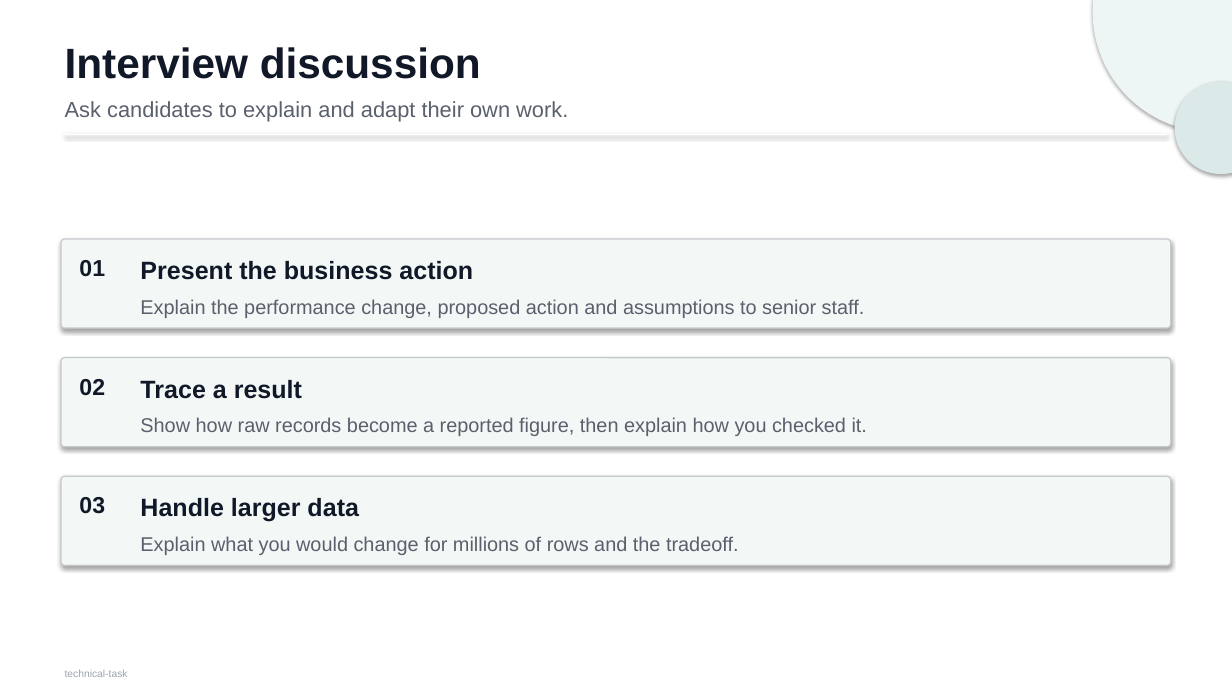
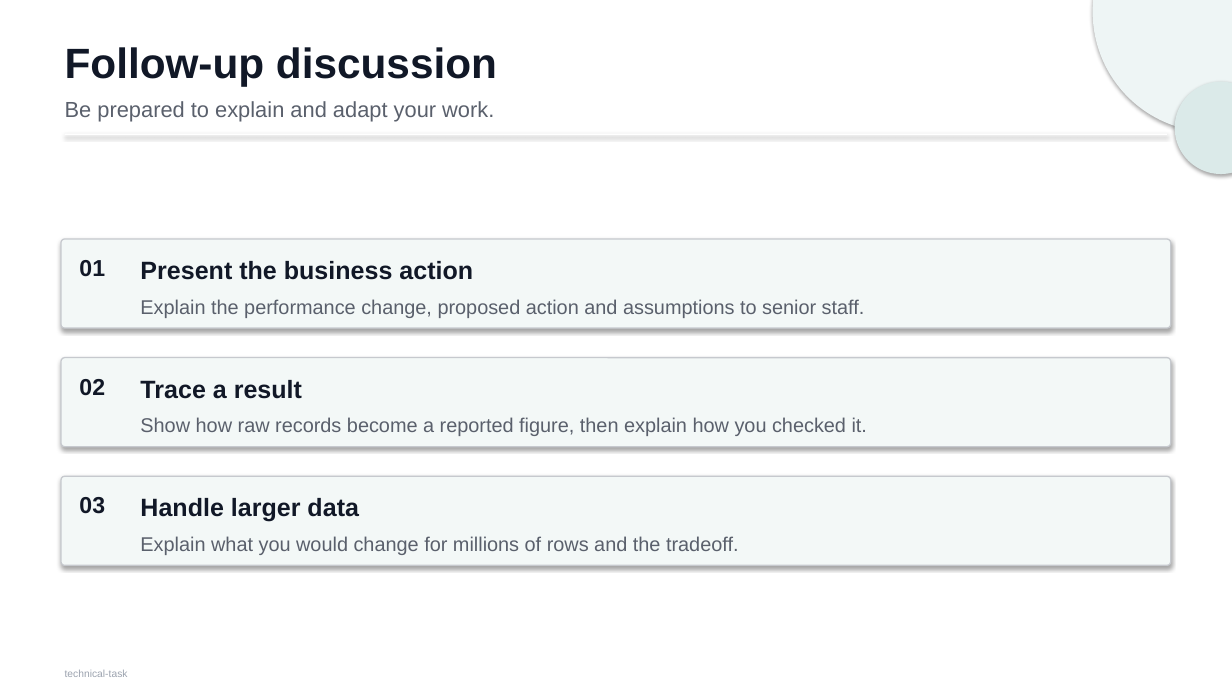
Before and after one commit to Jasonada13/ai-solutions-intern-task, a slide deck: slide 6 of docs/technical-task.pptx. Drawn at 1232x693 pixels with LibreOffice and Linux fonts; fonts in the diff are those of the drawing. Boxes give left, top, right and bottom in pixels: in the first picture for what was removed or moved away, otherwise in the second. Text is boxed around its words. In the diff, an @@ line names an element or a change of style, - is before the commit and + after.

Commit message:
docs(task): finalise the candidate release

```diff
--- a/docs/technical-task.pptx
+++ b/docs/technical-task.pptx
@@ text at (x1=65, y1=47, x2=497, y2=86): text changed @@
-Interview discussion
+Follow-up discussion
@@ text at (x1=65, y1=101, x2=494, y2=121): text changed @@
-Ask candidates to explain and adapt their own work.
+Be prepared to explain and adapt your work.
```
Also in this commit, not shown: 1 other slide changed, 4 other files.
